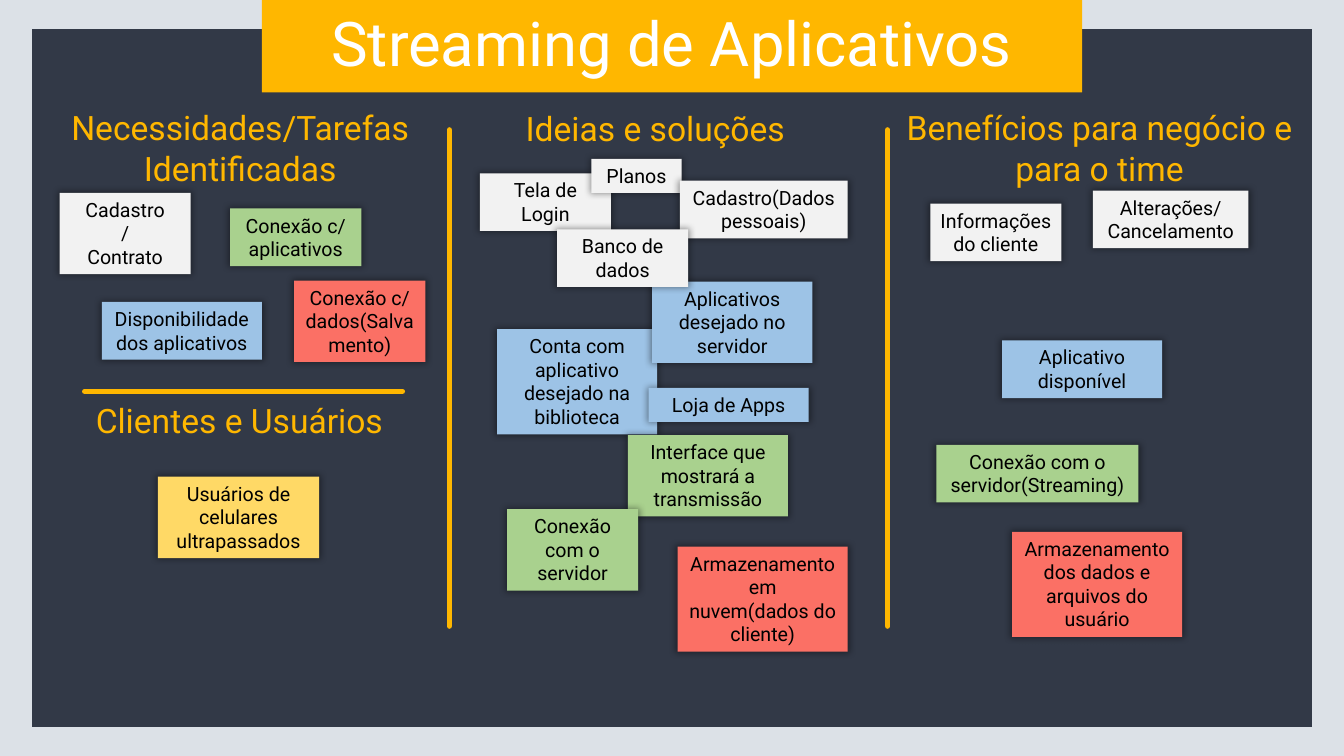
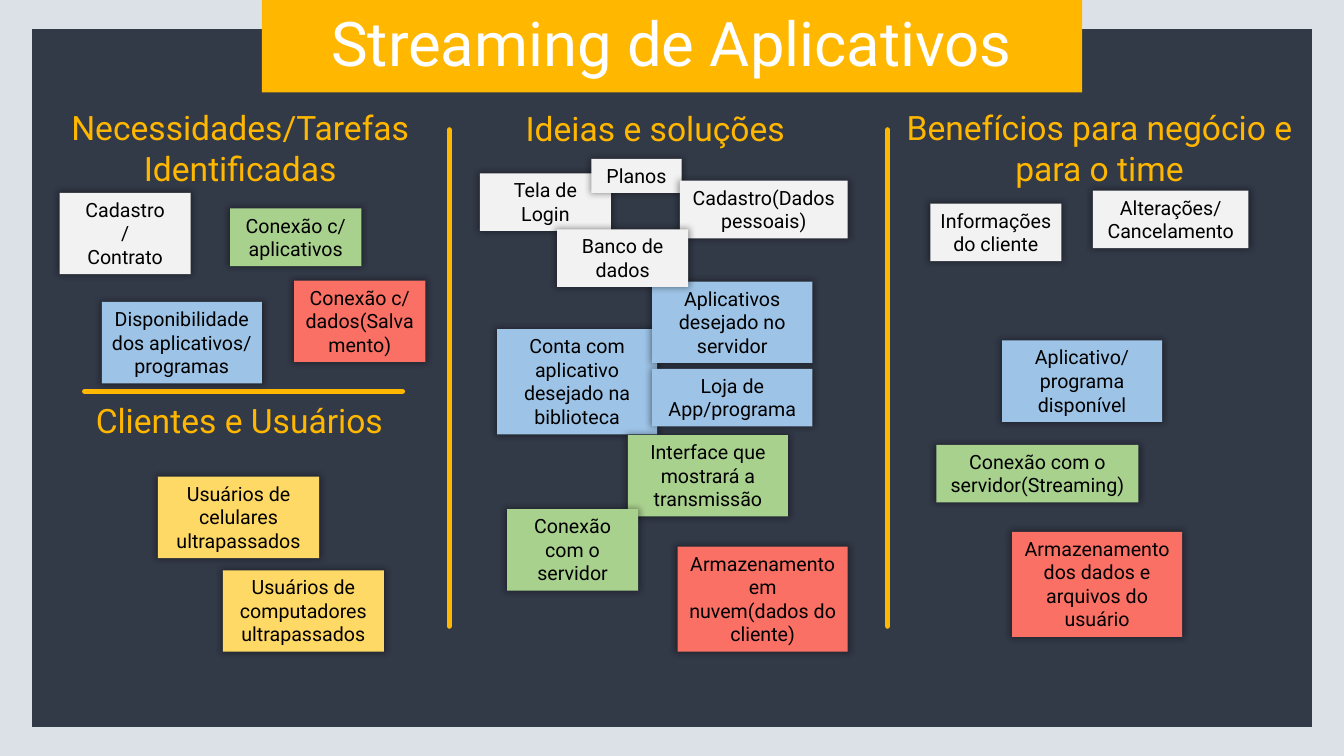
Before and after one commit to henrique-zigon/primeiro-repositorio, a slide deck: slide 7 of Analise_de_Sistemas/trabalho individual.pptx. Drawn at 1344x756 pixels with LibreOffice and Linux fonts; fonts in the diff are those of the drawing. Boxes give left, top, right and bottom in pixels: in the first picture for what was removed or moved away, otherwise in the second. Text is boxed around its words. In the diff, an @@ line names an element or a change of style, - is before the commit and + after.

```diff
--- a/Analise_de_Sistemas/trabalho individual.pptx
+++ b/Analise_de_Sistemas/trabalho individual.pptx
@@ rectangle "Disponibilidade dos aplicativos/": place and size @@
-rectangle "Disponibilidade dos aplicativos/" at <box>102,302,262,360</box>
+rectangle "Disponibilidade dos aplicativos/" at <box>102,302,262,384</box>
@@ text in rectangle at <box>112,311,251,377</box>: text changed @@
-Disponibilidade dos aplicativos
+Disponibilidade dos aplicativos/
+programas
@@ rectangle "Aplicativo/": place and size @@
-rectangle "Aplicativo/" at <box>1002,341,1163,398</box>
+rectangle "Aplicativo/" at <box>1002,341,1163,422</box>
@@ text in rectangle at <box>1035,349,1129,416</box>: text changed @@
-Aplicativo disponível
+Aplicativo/
+programa disponível
@@ rectangle "Loja de App/programa": place and size @@
-rectangle "Loja de App/programa" at <box>649,388,810,422</box>
+rectangle "Loja de App/programa" at <box>652,369,813,426</box>
@@ text in rectangle at <box>668,378,795,420</box>: text changed @@
-Loja de Apps
+Loja de App/programa
@@ rectangle added at <box>223,571,384,652</box>, fill #FFD966, 14 pt, text #000000 @@
+Usuários de computadores ultrapassados
```
Also in this commit, not shown: 9 other slides changed, 20 slides added, 6 other files.
